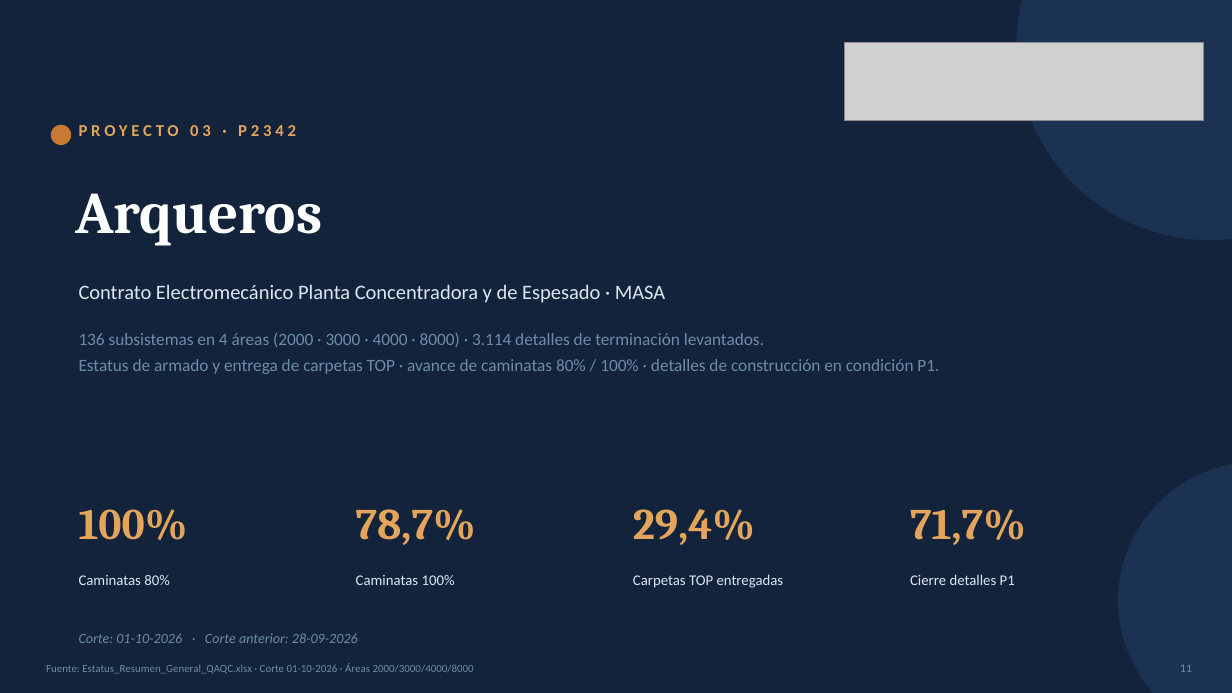
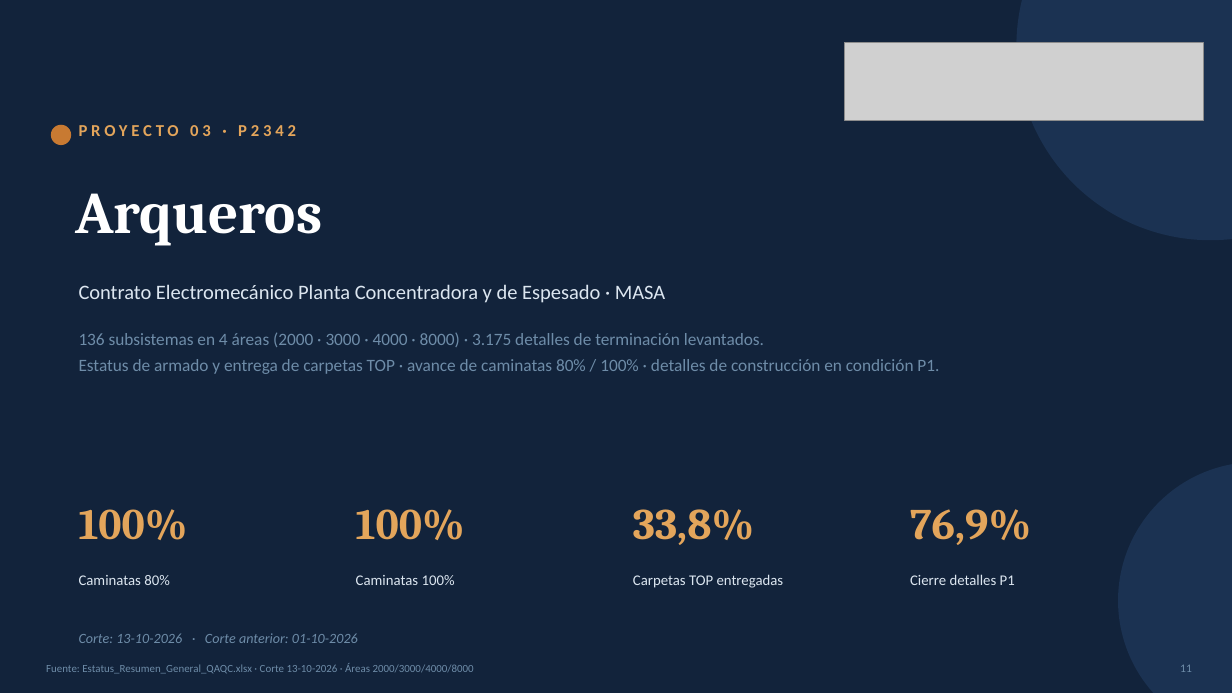
Before and after one commit to tdkvalex/Dashboard-HSEQ, a slide deck: slide 11 of panel_control_TOP_P1/Panel_Control_TOP_P1.pptx. Drawn at 1232x693 pixels with LibreOffice and Linux fonts; fonts in the diff are those of the drawing; grey boxes stand for pictures. Boxes give left, top, right and bottom in pixels: in the first picture for what was removed or moved away, otherwise in the second. Text is boxed around its words. In the diff, an @@ line names an element or a change of style, - is before the commit and + after.

```diff
--- a/panel_control_TOP_P1/Panel_Control_TOP_P1.pptx
+++ b/panel_control_TOP_P1/Panel_Control_TOP_P1.pptx
@@ text at [79,333,764,347]: text changed @@
-136 subsistemas en 4 áreas (2000 · 3000 · 4000 · 8000) · 3.114 detalles de terminación levantados.
+136 subsistemas en 4 áreas (2000 · 3000 · 4000 · 8000) · 3.175 detalles de terminación levantados.
@@ text at [356,509,465,540]: text changed @@
-78,7%
+100%
@@ text at [633,509,754,545]: text changed @@
-29,4%
+33,8%
@@ text at [910,509,1031,545]: text changed @@
-71,7%
+76,9%
@@ text at [79,633,358,643]: text changed @@
-Corte: 01-10-2026 · Corte anterior: 28-09-2026
+Corte: 13-10-2026 · Corte anterior: 01-10-2026
@@ text at [46,663,474,674]: text changed @@
-Fuente: Estatus_Resumen_General_QAQC.xlsx · Corte 01-10-2026 · Áreas 2000/3000/4000/8000
+Fuente: Estatus_Resumen_General_QAQC.xlsx · Corte 13-10-2026 · Áreas 2000/3000/4000/8000
```
Also in this commit, not shown: 6 other slides changed, 4 other files.
